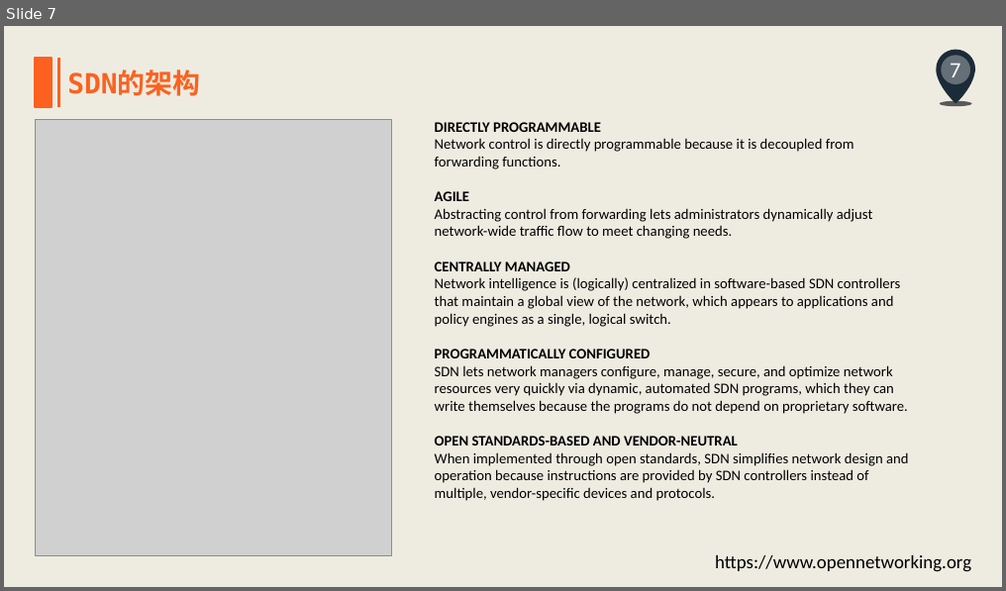
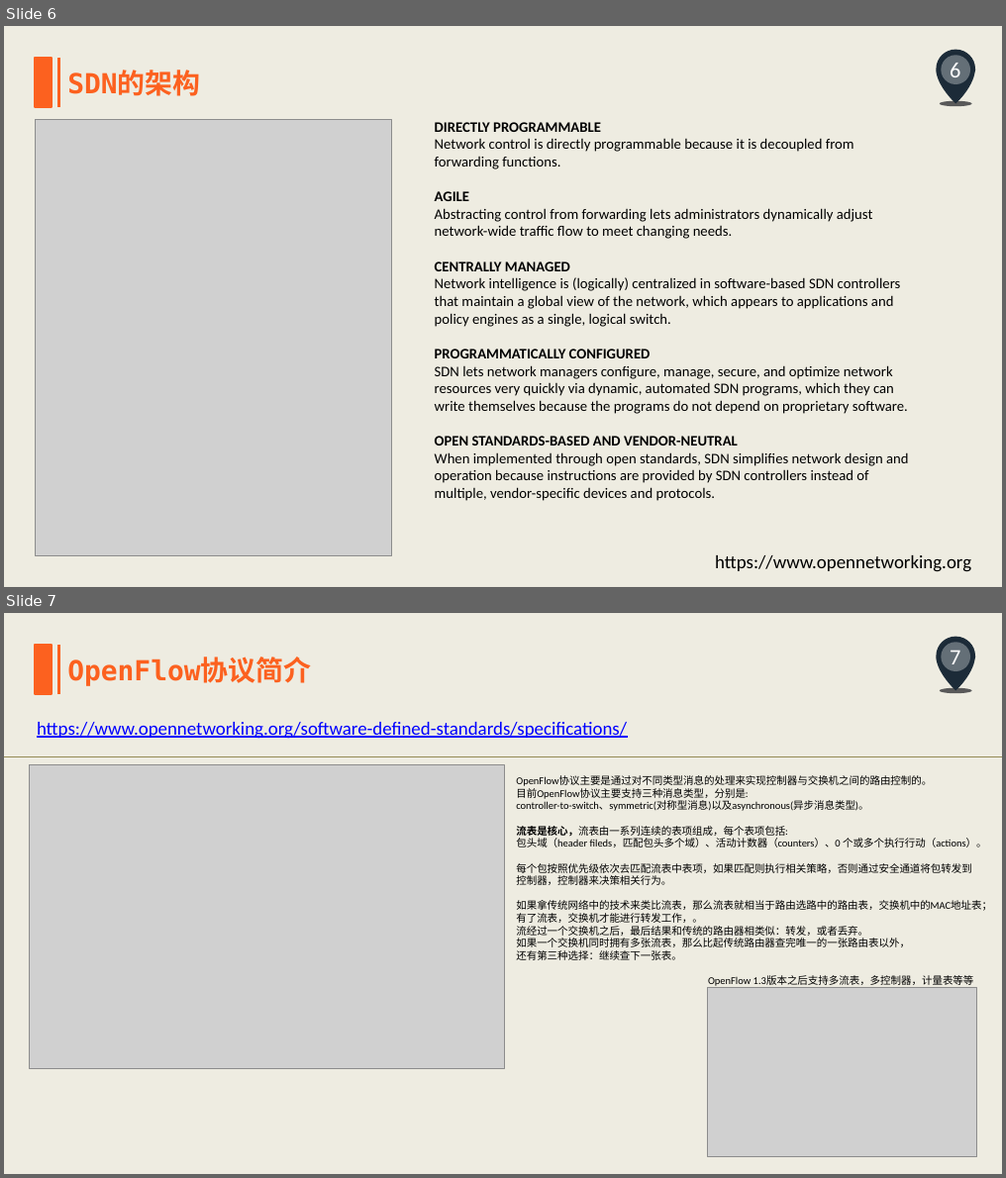
Before and after one commit to ZhouRock/NewTechnology, a slide deck: SDN/SDN入门之旅.pptx. Shown one above the other, each under a label of ours: slide 7 before the commit, slides 6 and 7 after it. The pictures are 1006x591 and 1006x1178 pixels, drawn with LibreOffice and Linux fonts; fonts in the diff are those of the drawing; grey boxes stand for pictures. Boxes give left, top, right and bottom in pixels: in the first picture for what was removed or moved away, otherwise in the second. Text is boxed around its words. In the diff, an @@ line names an element or a change of style, - is before the commit and + after.

```diff
--- a/SDN/SDN入门之旅.pptx
+++ b/SDN/SDN入门之旅.pptx
@@ slide 7 added at <box>4,613,1002,1174</box>, background #EEECE1; not listed: 3 template elements that a slide beside it also shows @@
@@ rectangle added at <box>35,645,52,694</box>, fill #FC611F, outline #FC611F 2 pt @@
@@ line added from (58, 645) to (58, 694), #FC611F 3 pt @@
@@ text added at <box>67,658,311,685</box>, 26.7 pt, text #FC611F, bold @@
+OpenFlow协议简介
@@ page number added at <box>949,650,960,671</box>, 21.3 pt, text #FFFFFF @@
+7
@@ text added at <box>37,722,627,739</box>, 18 pt, text #0000FF, underline @@
+https://www.opennetworking.org/software-defined-standards/specifications/
@@ line added from (4, 757) to (1002, 757), #948A54 0.75 pt @@
@@ picture added at <box>30,765,505,1069</box> @@
@@ text added at <box>516,776,992,988</box>, 10 pt, text #000000 @@
+OpenFlow协议主要是通过对不同类型消息的处理来实现控制器与交换机之间的路由控制的。
+目前OpenFlow协议主要支持三种消息类型，分别是:
+controller-to-switch、symmetric(对称型消息)以及asynchronous(异步消息类型)。
+流表是核心，流表由一系列连续的表项组成，每个表项包括:
+包头域（header fileds，匹配包头多个域）、活动计数器（counters）、0 个或多个执行行动（actions）。
+每个包按照优先级依次去匹配流表中表项，如果匹配则执行相关策略，否则通过安全通道将包转发到
+控制器，控制器来决策相关行为。
+如果拿传统网络中的技术来类比流表，那么流表就相当于路由选路中的路由表，交换机中的MAC地址表；
+有了流表，交换机才能进行转发工作，。
+流经过一个交换机之后，最后结果和传统的路由器相类似：转发，或者丢弃。
+如果一个交换机同时拥有多张流表，那么比起传统路由器查完唯一的一张路由表以外，
+还有第三种选择：继续查下一张表。
+OpenFlow 1.3版本之后支持多流表，多控制器，计量表等等
@@ picture added at <box>708,987,976,1157</box> @@
@@ what was slide 7 is now slide 6 @@
@@ page number at <box>949,63,960,84</box>: text changed @@
-7
+6
```
Also in this commit, not shown: 3 slides changed, 1 other slide added, 2 slides removed, 1 other file.
